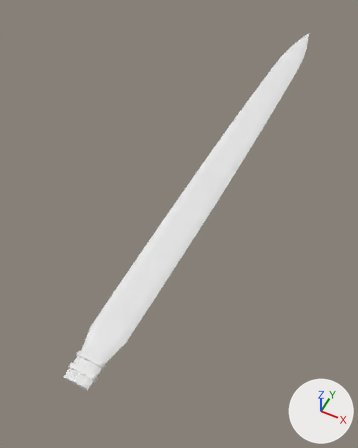
An edit to the glTF model godot/assets/waffen/modelle/grossschwertklinge/t2_4.glb, drawn before and after from the same camera.
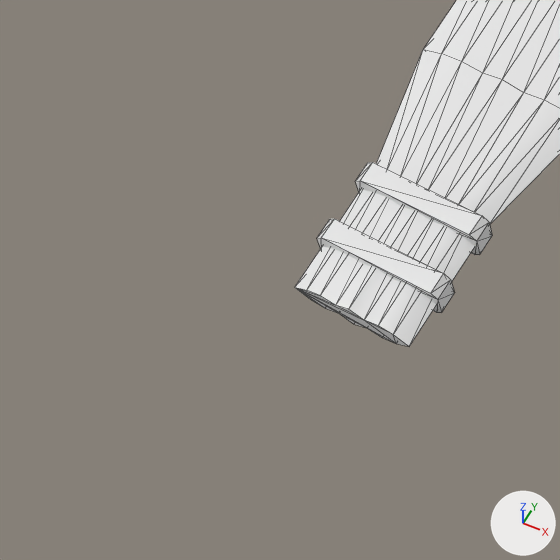
Each version is shown whole from a 50 mm lens placed at (0.3, -0.03, 0.762), pointed at (-0.047, 0.663, -0.104), then close up on the part from 0% to 34% of the width and 70% to 97% of the height. Lighting does not change. The marker at lower right points along +X, +Y and +Z. The older version's two pictures come first. The close-ups show mesh edges as thin lines. Vertices at exactly the same position are counted once.

The first close-up shows 'grossschwertklinge_t2_4'.
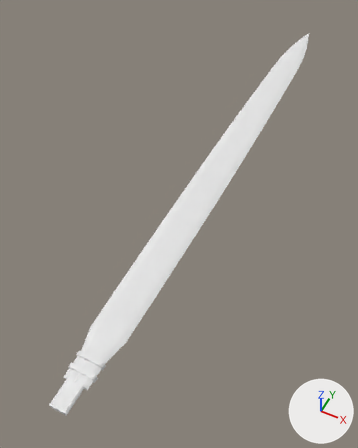
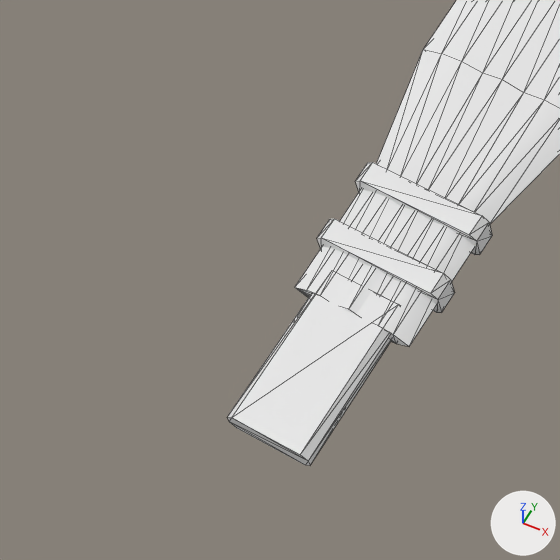
Where the change shows, as pixel boxes [x1, y1, x2, y2] in the close-ups (560 x 560 px):
'grossschwertklinge_t2_4', reshaped
    before: [295, 0, 560, 346]
    after: [227, 0, 560, 466]
part 1 of me_grossschwertklinge_t2_4, added
    after: [227, 270, 399, 466]

What the commit changed:
me_grossschwertklinge_t2_4 is used by ob_grossschwertklinge_t2_4; location (0.0, 0.0, 0.0).
me_grossschwertklinge_t2_4 had 449 vertices, 886 faces and spanned x -0.04..0.04, y 0.2..1.48, z -0.008..0.008.
me_grossschwertklinge_t2_4 now has 465 vertices, 914 faces and spans x -0.04..0.04, y 0.152..1.48, z -0.008..0.008.
me_grossschwertklinge_t2_4 part 1: the loose piece of 16 vertices spanning x -0.025..0.025, y 0.217..0.225, z -0.008..0.008 is copied, and the copy is scaled about its middle by (0.63, 7.2, 0.519), then moved by (0.0, -0.04, 0.0), in mat_klinge (white #e7e7e7); it spans x -0.016..0.016, y 0.152..0.21, z -0.005..0.005.
